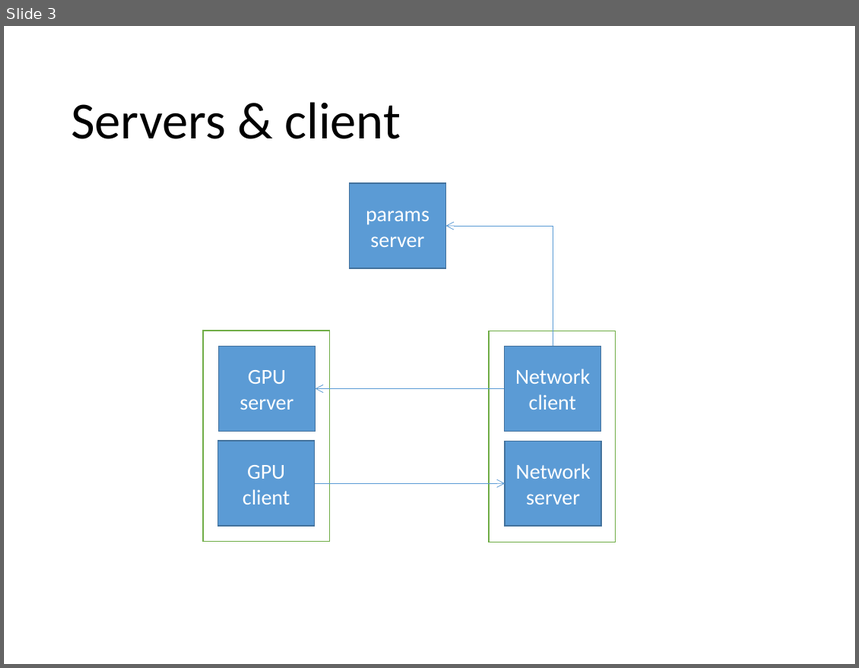
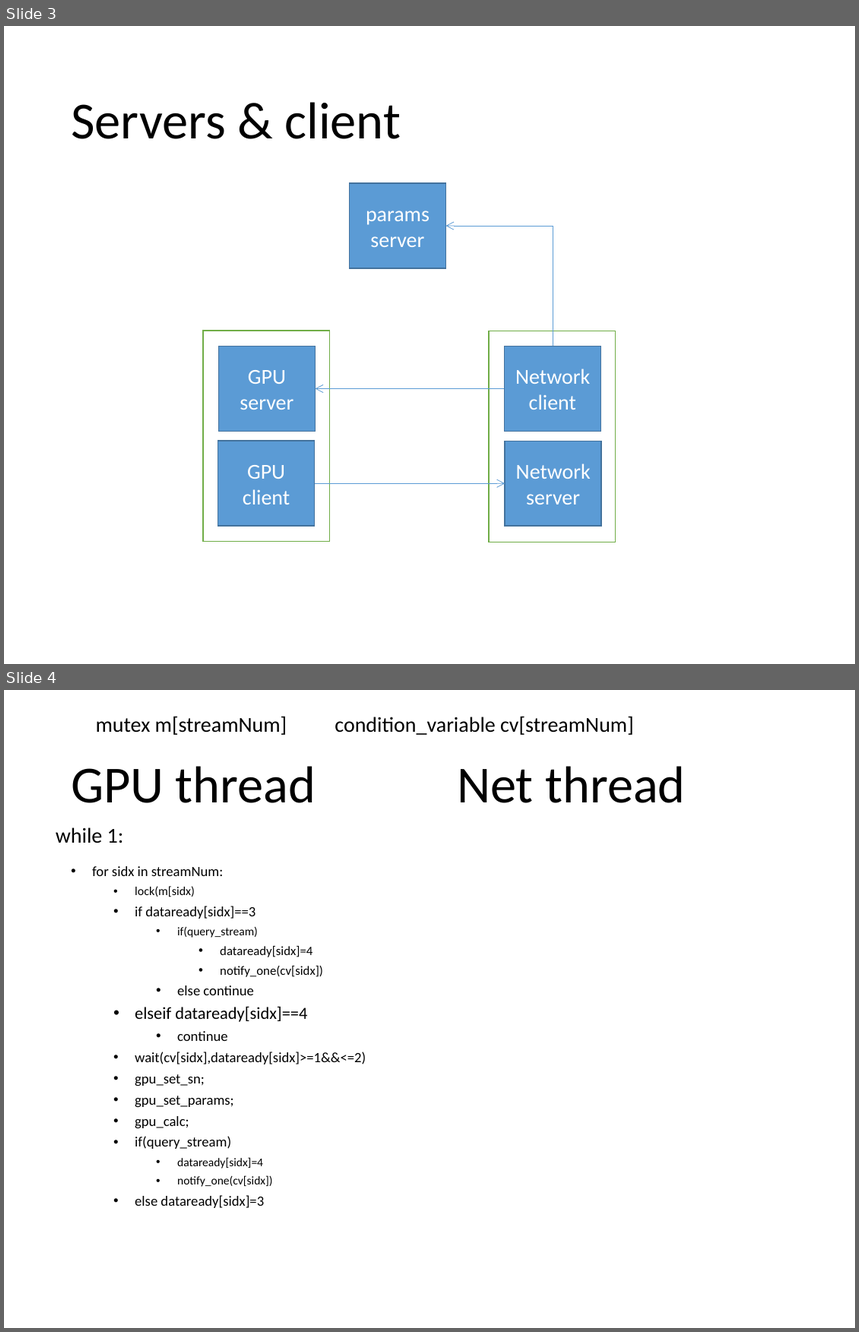
Before and after one commit to liu-kan/gSMFRETda, a slide deck: doc/nanomsg.pptx. Shown one above the other, each under a label of ours: slide 3 before the commit, slides 3 and 4 after it. The pictures are 859x668 and 859x1332 pixels, drawn with LibreOffice and Linux fonts; fonts in the diff are those of the drawing. Boxes give left, top, right and bottom in pixels: in the first picture for what was removed or moved away, otherwise in the second. Text is boxed around its words. In the diff, an @@ line names an element or a change of style, - is before the commit and + after.

```diff
--- a/doc/nanomsg.pptx
+++ b/doc/nanomsg.pptx
@@ slide 4 added at bbox=[4, 690, 855, 1328], background #FFFFFF @@
@@ text added at bbox=[96, 716, 634, 735], 18 pt, text #000000 @@
+mutex m[streamNum] condition_variable cv[streamNum]
@@ title added at bbox=[71, 766, 316, 803], 44 pt, text #000000 @@
+GPU thread
@@ text added at bbox=[457, 766, 686, 803], 44 pt, text #000000 @@
+Net thread
@@ text added at bbox=[56, 828, 124, 844], 18 pt, text #000000 @@
+while 1:
@@ text added at bbox=[92, 866, 366, 1208], 12 pt, text #000000 @@
+• for sidx in streamNum:
+  • lock(m[sidx)
+  • if dataready[sidx]==3
+    • if(query_stream)
+      • dataready[sidx]=4
+      • notify_one(cv[sidx])
+    • else continue
+  • elseif dataready[sidx]==4
+    • continue
+  • wait(cv[sidx],dataready[sidx]>=1&&<=2)
+  • gpu_set_sn;
+  • gpu_set_params;
+  • gpu_calc;
+  • if(query_stream)
+    • dataready[sidx]=4
+    • notify_one(cv[sidx])
+  • else dataready[sidx]=3
```
Also in this commit, not shown: 1 slide removed, 3 other files.
